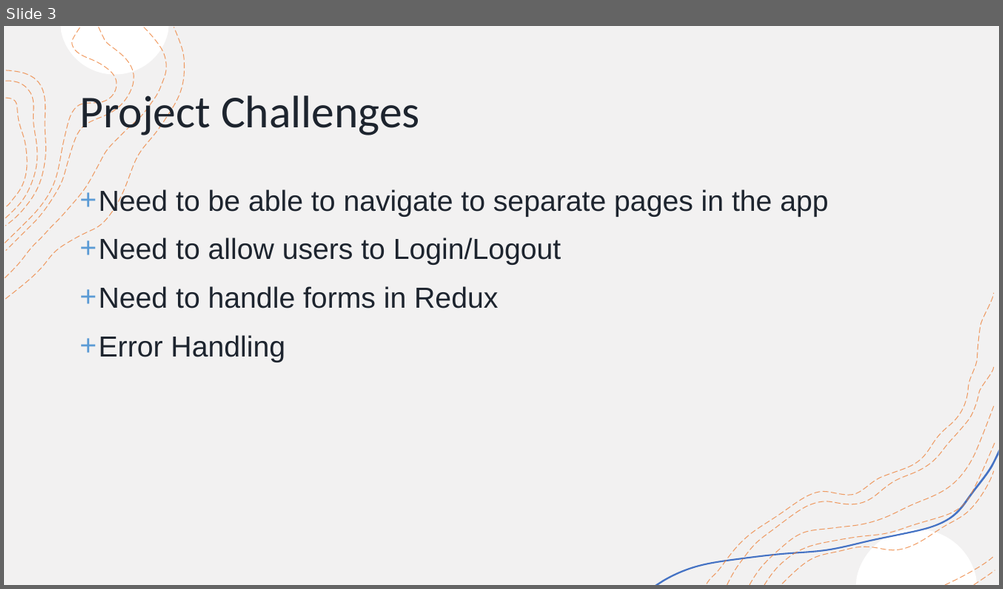
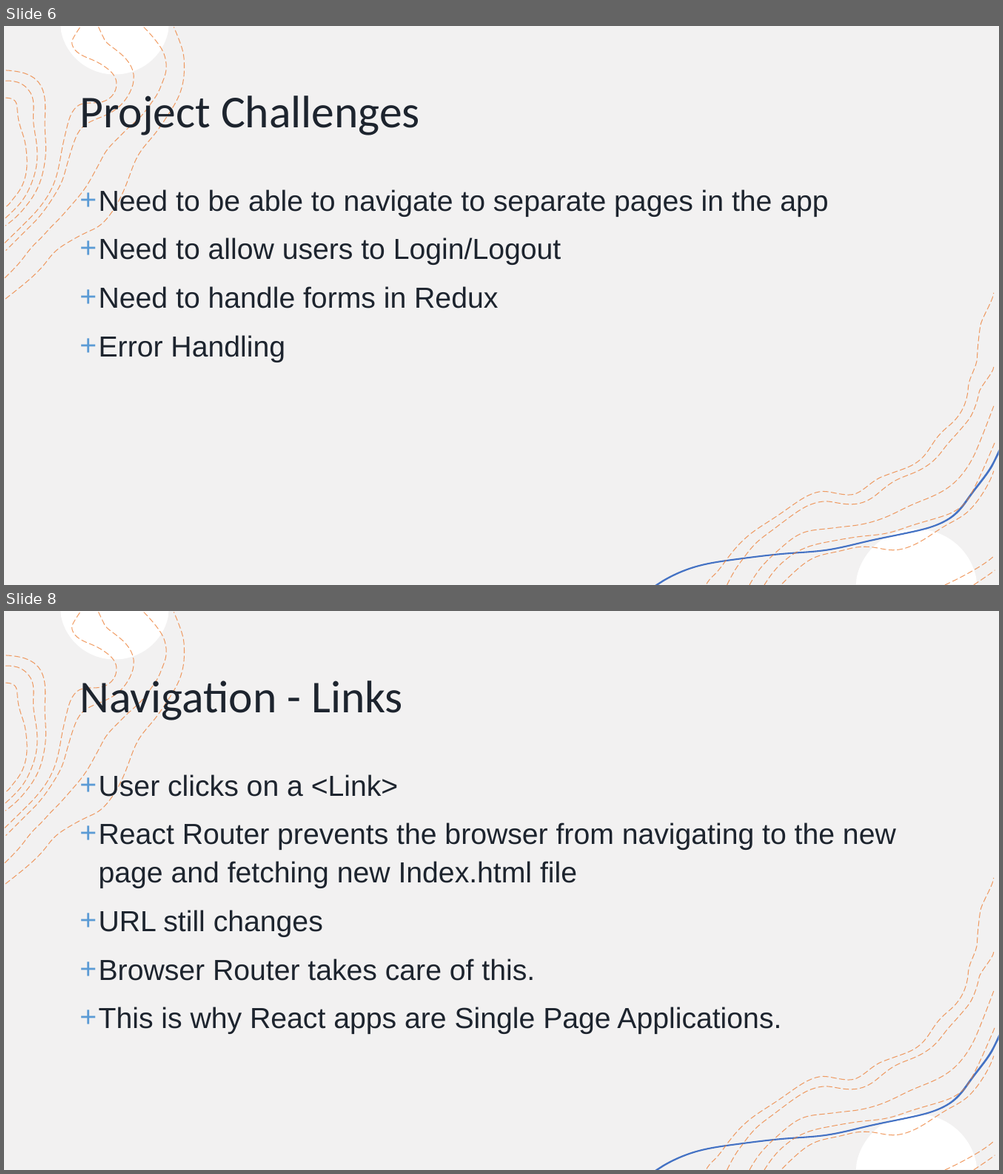
Before and after one commit to SudarshanSuryaprakash/ASM, a slide deck: ProjectPresentation.pptx. Shown one above the other, each under a label of ours: slide 3 before the commit, slides 6 and 8 after it; the slides between them are not shown. The pictures are 1003x589 and 1003x1174 pixels, drawn with LibreOffice and Linux fonts; fonts in the diff are those of the drawing. Boxes give left, top, right and bottom in pixels: in the first picture for what was removed or moved away, otherwise in the second. Text is boxed around its words. In the diff, an @@ line names an element or a change of style, - is before the commit and + after.

```diff
--- a/ProjectPresentation.pptx
+++ b/ProjectPresentation.pptx
@@ slide 8 added at (4, 611, 999, 1170), background #FFFFFF; not listed: 18 template elements that a slide beside it also shows @@
@@ title added at (79, 675, 403, 723), 44 pt, text #1D242E @@
+Navigation - Links
@@ text added at (99, 774, 896, 1034), 28 pt, text #1D242E @@
++ User clicks on a <Link>
++ React Router prevents the browser from navigating to the new page and fetching new Index.html file
++ URL still changes
++ Browser Router takes care of this.
++ This is why React apps are Single Page Applications.
@@ what was slide 3 is now slide 6 @@
```
Also in this commit, not shown: 1 slide changed, 12 other slides added, 1 slide removed, 4 other files.
